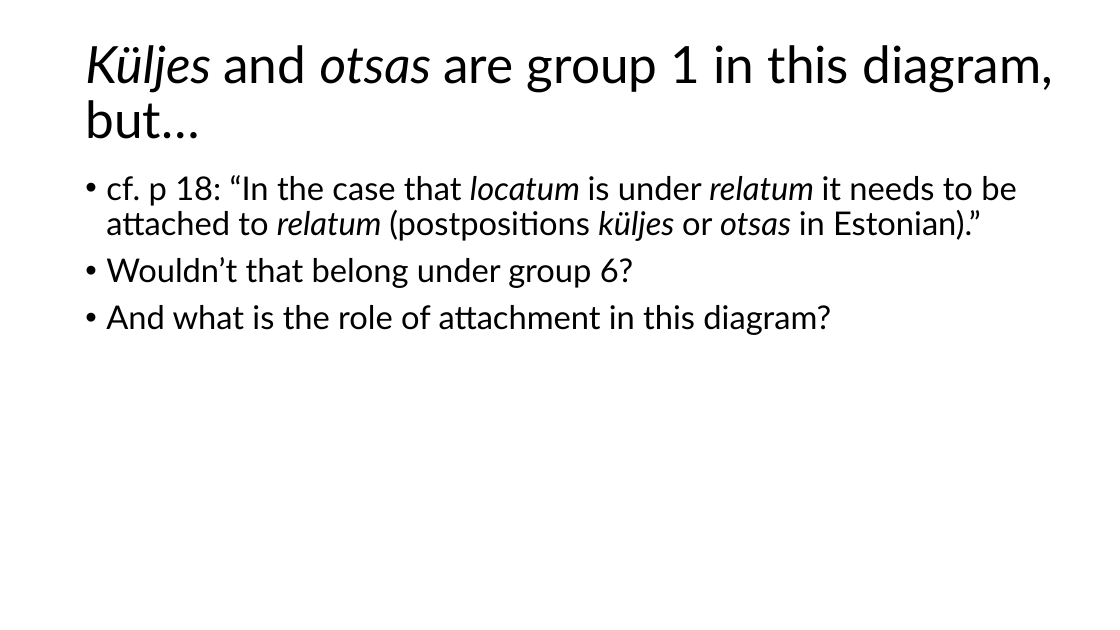
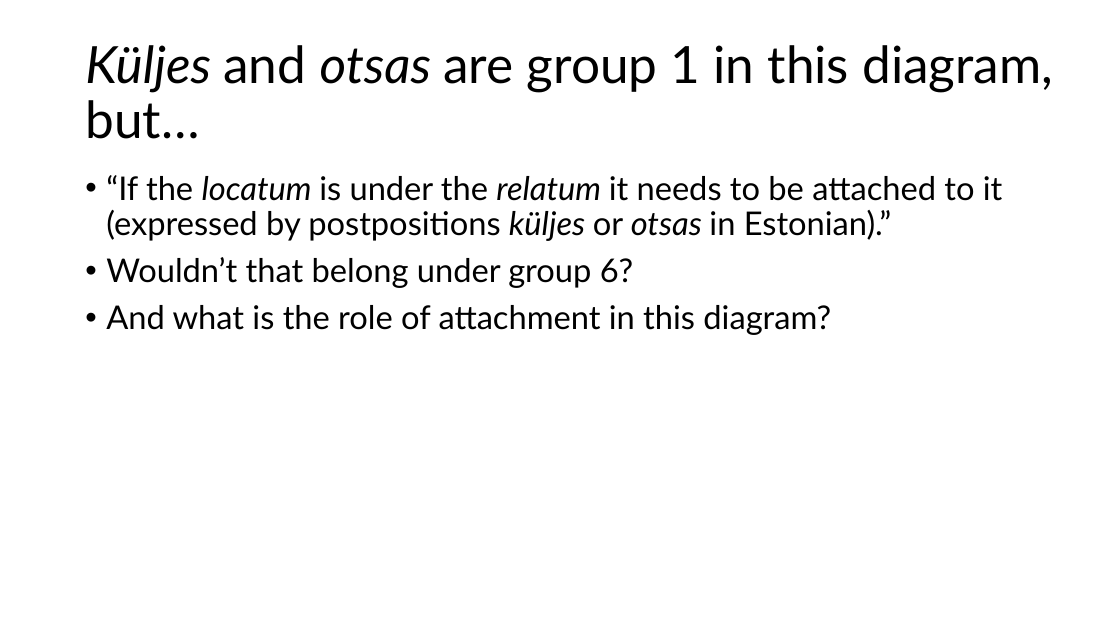
Before and after one commit to lajanda/lajanda.github.io, a slide deck: slide 17 of conference presentations/Defense_Bleive.pptx. Drawn at 1120x630 pixels with LibreOffice and Linux fonts; fonts in the diff are those of the drawing. Boxes give left, top, right and bottom in pixels: in the first picture for what was removed or moved away, otherwise in the second. Text is boxed around its words. In the diff, an @@ line names an element or a change of style, - is before the commit and + after.

```diff
--- a/conference presentations/Defense_Bleive.pptx
+++ b/conference presentations/Defense_Bleive.pptx
@@ text at (106,175,1003,241): text changed @@
-• cf. p 18: “In the case that locatum is under relatum it needs to be attached to relatum (postpositions küljes or otsas in Estonian).”
+• “If the locatum is under the relatum it needs to be attached to it (expressed by postpositions küljes or otsas in Estonian).”
```
Also in this commit, not shown: 9 other slides changed, 1 other file.
